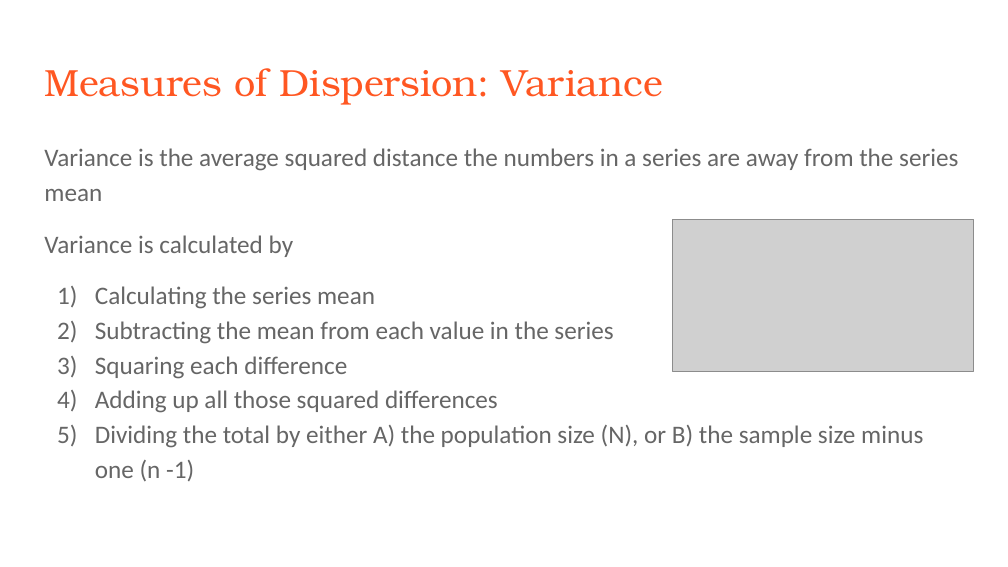
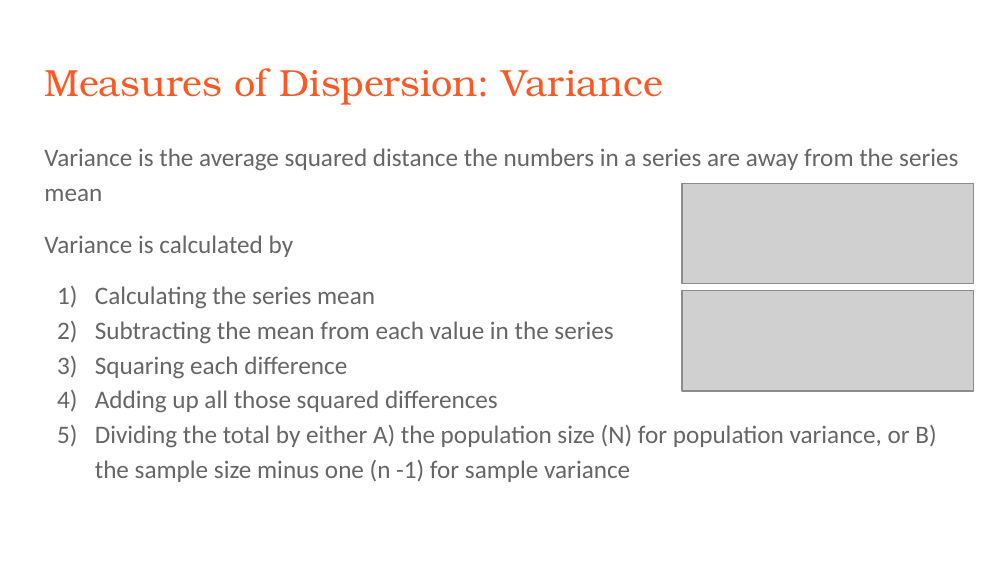
Before and after one commit to rjwrobel86/Python4Statistics, a slide deck: slide 14 of Stuff For Class/Slides/Descriptive Statistics.pptx. Drawn at 1008x567 pixels with LibreOffice and Linux fonts; fonts in the diff are those of the drawing; grey boxes stand for pictures. Boxes give left, top, right and bottom in pixels: in the first picture for what was removed or moved away, otherwise in the second. Text is boxed around its words. In the diff, an @@ line names an element or a change of style, - is before the commit and + after.

```diff
--- a/Stuff For Class/Slides/Descriptive Statistics.pptx
+++ b/Stuff For Class/Slides/Descriptive Statistics.pptx
@@ picture: place and size @@
-picture at (672, 219, 974, 371)
+picture at (682, 183, 974, 284)
@@ picture added at (682, 290, 974, 391) @@
@@ text at (95, 425, 936, 482): text changed @@
-5) Dividing the total by either A) the population size (N), or B) the sample size minus one (n -1)
+5) Dividing the total by either A) the population size (N) for population variance, or B) the sample size minus one (n -1) for sample variance
```
Also in this commit, not shown: 5 other slides changed, 1 slide added, 1 slide removed, 3 other files.
